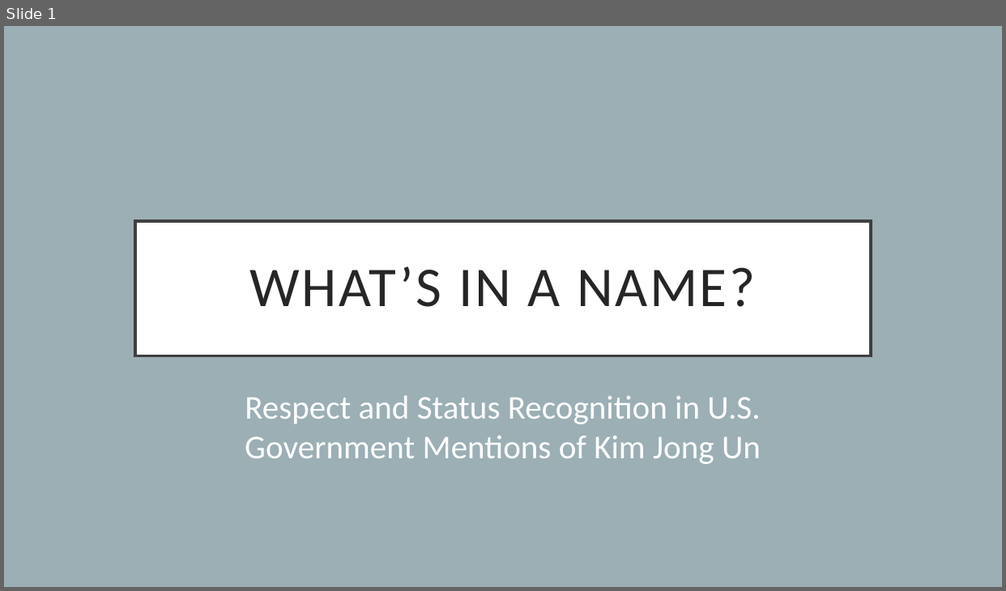
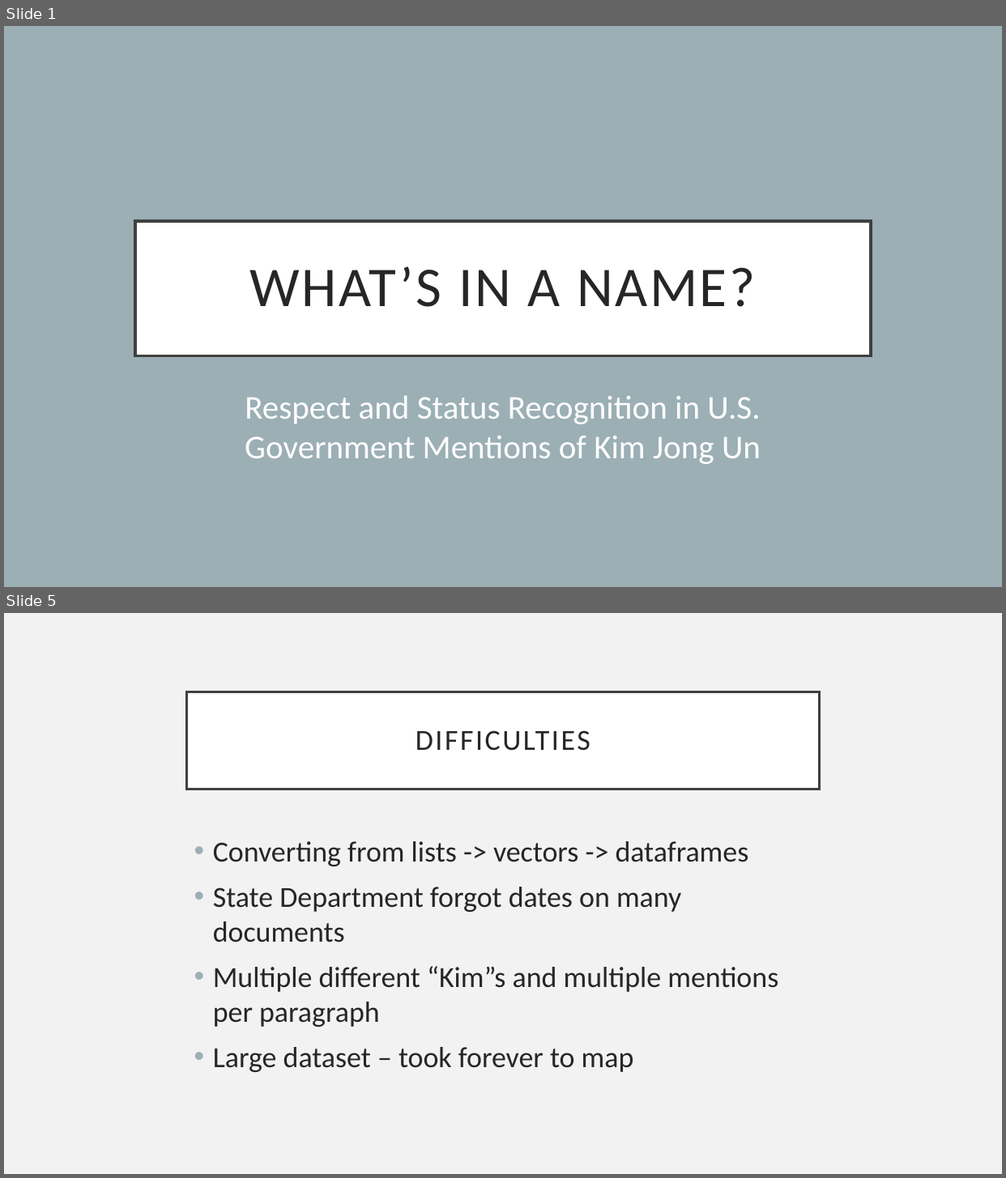
Before and after one commit to gibsj/plsc31101-final-project, a slide deck: Presentation/Lightning Talk.pptx. Shown one above the other, each under a label of ours: slide 1 before the commit, slides 1 and 5 after it; the slides between them are not shown. The pictures are 1006x591 and 1006x1178 pixels, drawn with LibreOffice and Linux fonts; fonts in the diff are those of the drawing. Boxes give left, top, right and bottom in pixels: in the first picture for what was removed or moved away, otherwise in the second. Text is boxed around its words. In the diff, an @@ line names an element or a change of style, - is before the commit and + after.

```diff
--- a/Presentation/Lightning Talk.pptx
+++ b/Presentation/Lightning Talk.pptx
@@ slide 5 added at [4, 613, 1002, 1174], background #F2F2F2 @@
@@ title added at [187, 692, 819, 789], fill #FFFFFF, outline #404040 2.5 pt, 28 pt, text #262626 @@
+DIFFICULTIES
@@ text added at [213, 841, 778, 1072], 28 pt, text #262626 @@
+• Converting from lists -> vectors -> dataframes
+• State Department forgot dates on many documents
+• Multiple different “Kim”s and multiple mentions per paragraph
+• Large dataset – took forever to map
```
Also in this commit, not shown: 1 slide changed, 2 other slides added, 11 other files.
